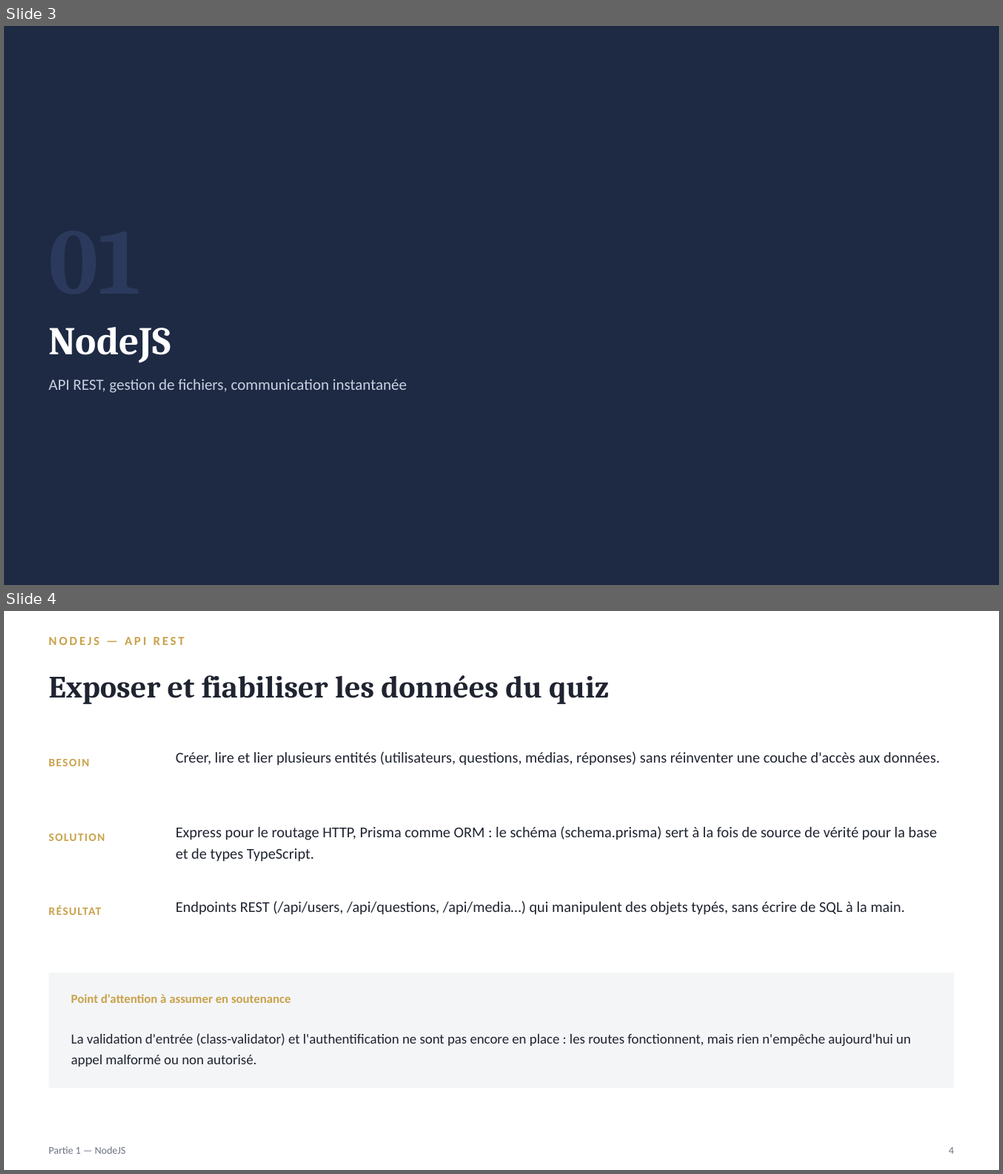
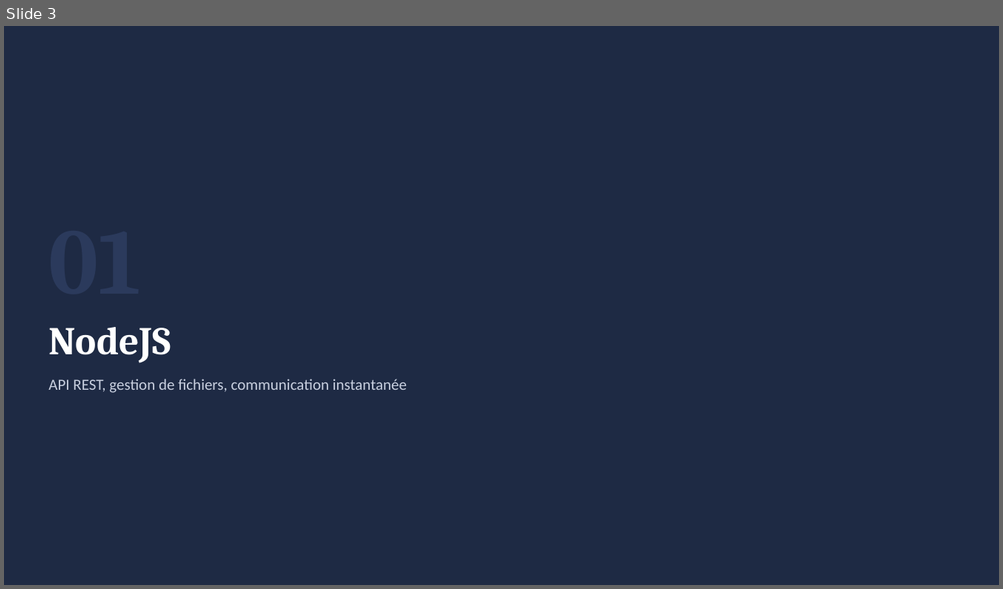
Before and after one commit to phasna/Quiz, a slide deck: quiz_soutenance.pptx. Shown one above the other, each under a label of ours: slides 3 and 4 before the commit, slide 3 after it. The pictures are 1003x1174 and 1003x589 pixels, drawn with LibreOffice and Linux fonts; fonts in the diff are those of the drawing. Boxes give left, top, right and bottom in pixels: in the first picture for what was removed or moved away, otherwise in the second. Text is boxed around its words. In the diff, an @@ line names an element or a change of style, - is before the commit and + after.

```diff
--- a/quiz_soutenance.pptx
+++ b/quiz_soutenance.pptx
@@ slide 4 removed at (4,611,999,1170), background #FFFFFF @@
@@ text removed at (48,637,185,645) @@
-NODEJS — API REST
@@ text removed at (48,675,609,704) @@
-Exposer et fiabiliser les données du quiz
@@ text removed at (48,759,89,766) @@
-BESOIN
@@ text removed at (176,752,939,766) @@
-Créer, lire et lier plusieurs entités (utilisateurs, questions, médias, réponses) sans réinventer une couche d'accès aux données.
@@ text removed at (176,826,936,862) @@
-Express pour le routage HTTP, Prisma comme ORM : le schéma (schema.prisma) sert à la fois de source de vérité pour la base et de types TypeScript.
@@ text removed at (48,834,105,841) @@
-SOLUTION
@@ text removed at (48,906,101,915) @@
-RÉSULTAT
@@ text removed at (176,901,905,915) @@
-Endpoints REST (/api/users, /api/questions, /api/media…) qui manipulent des objets typés, sans écrire de SQL à la main.
@@ rectangle removed at (48,973,954,1088) @@
@@ text removed at (71,994,291,1003) @@
-Point d'attention à assumer en soutenance
@@ text removed at (71,1034,910,1067) @@
-La validation d'entrée (class-validator) et l'authentification ne sont pas encore en place : les routes fonctionnent, mais rien n'empêche aujourd'hui un appel malformé ou non autorisé.
@@ text removed at (48,1147,126,1154) @@
-Partie 1 — NodeJS
@@ text removed at (948,1147,953,1154) @@
-4
```
Also in this commit, not shown: 7 slides changed, 9 slides added, 2 other slides removed, 2 other files.
